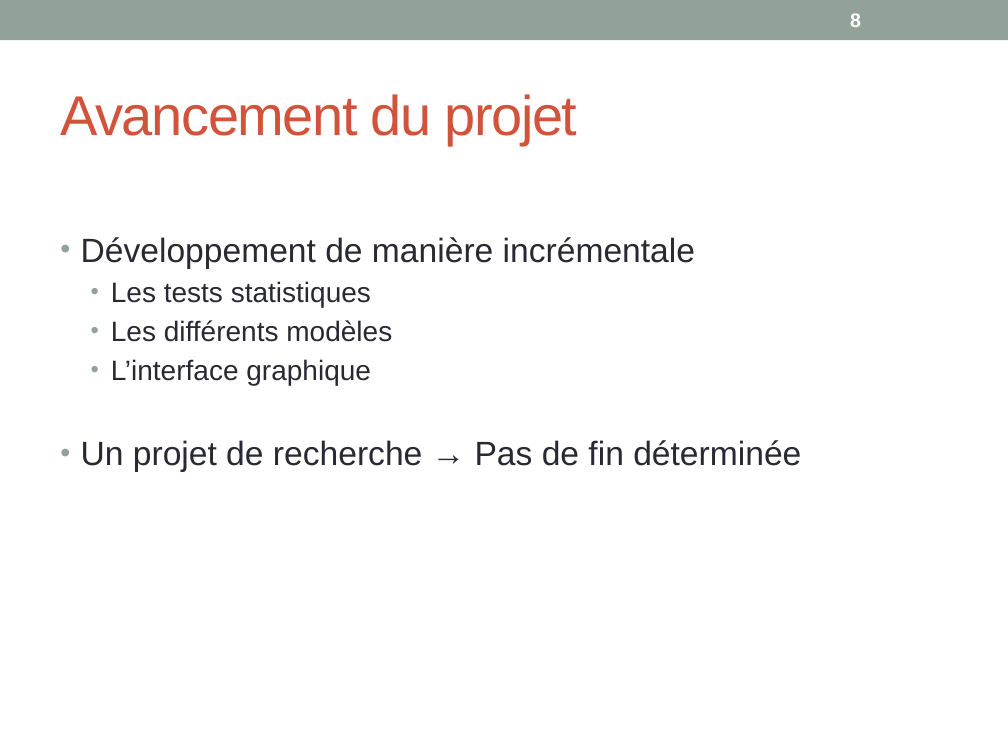
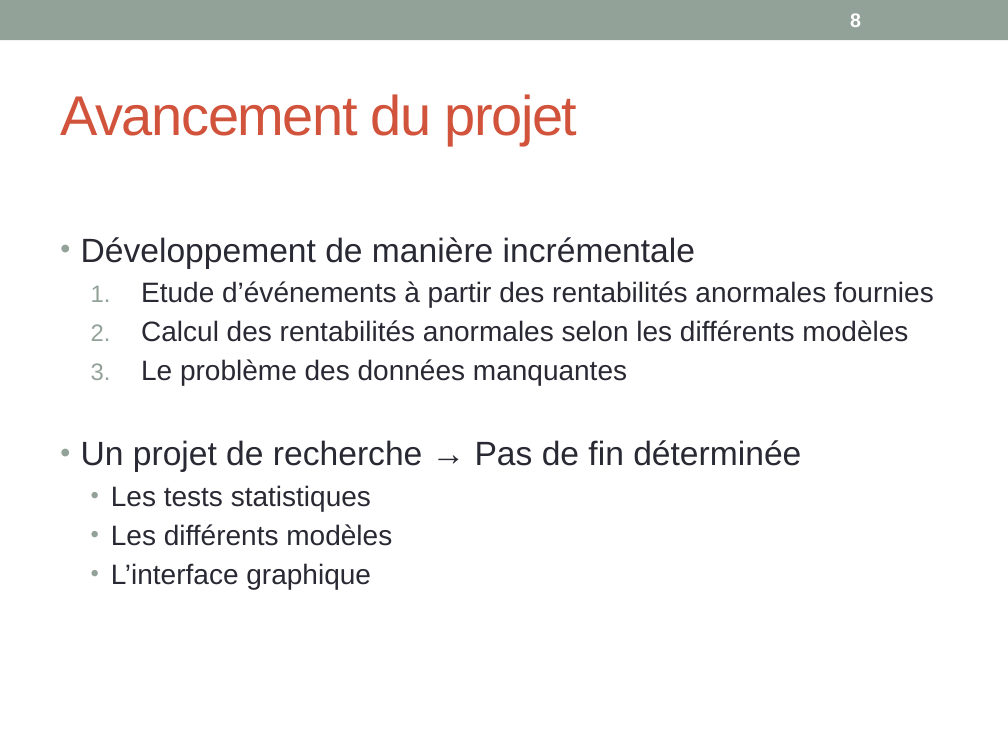
Before and after one commit to margotj38/Projet_de_spe, a slide deck: slide 8 of Sheme.pptx. Drawn at 1008x756 pixels with LibreOffice and Linux fonts; fonts in the diff are those of the drawing. Boxes give left, top, right and bottom in pixels: in the first picture for what was removed or moved away, otherwise in the second. Text is boxed around its words. In the diff, an @@ line names an element or a change of style, - is before the commit and + after.

Commit message:
modif slides

```diff
--- a/Sheme.pptx
+++ b/Sheme.pptx
@@ text at bbox=[81, 281, 934, 472]: paragraphs added @@
+  1. Etude d’événements à partir des rentabilités anormales fournies
+  2. Calcul des rentabilités anormales selon les différents modèles
+  3. Le problème des données manquantes
+• Un projet de recherche → Pas de fin déterminée
```
